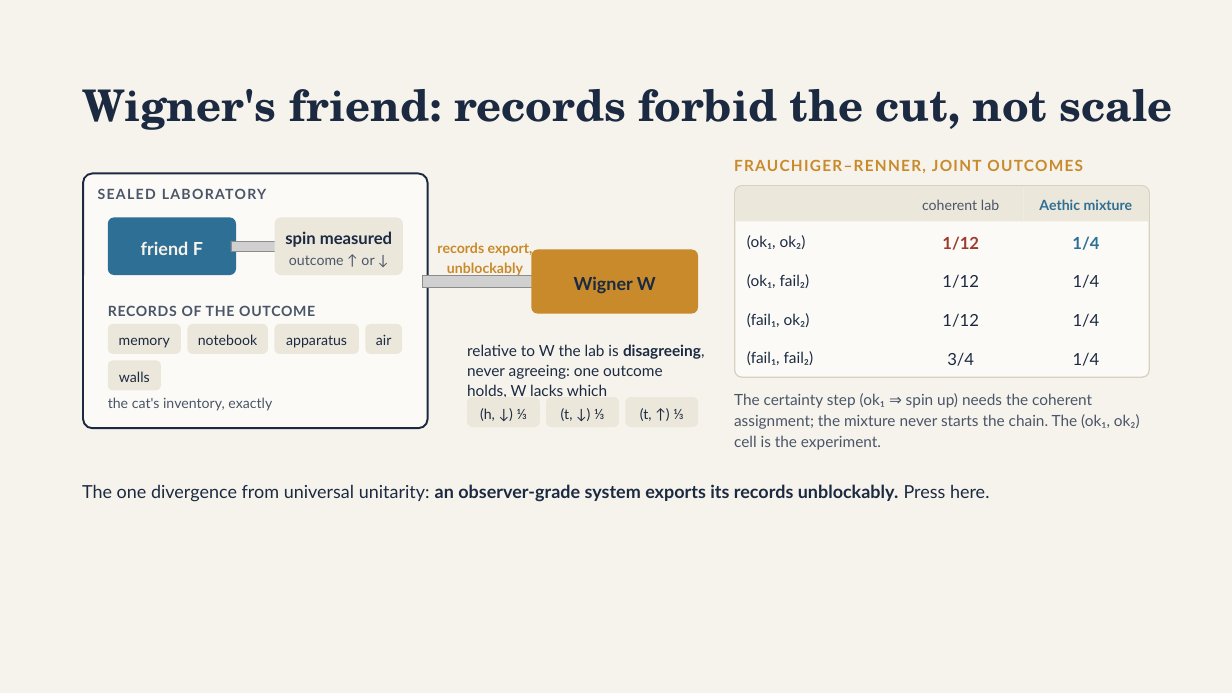
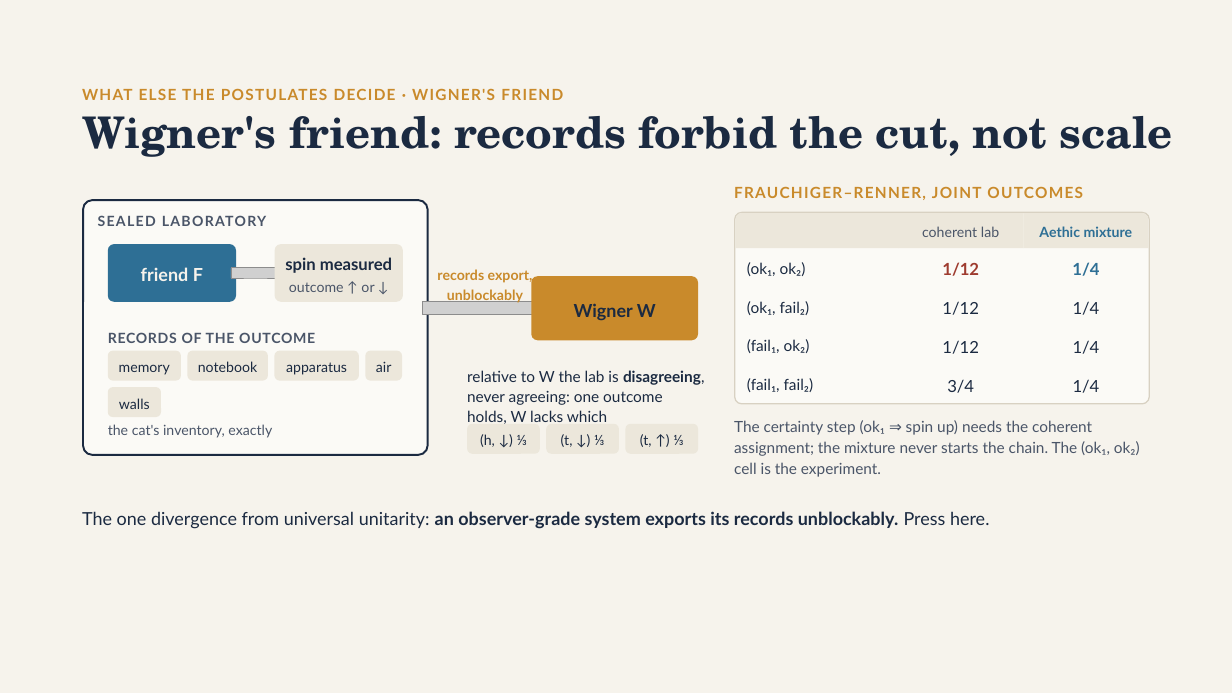
Before and after one commit to brunchwnewton/aethic-code, a slide deck: slide 12 of files/slides/aethic_reasoning_15_mins/Aethic Reasoning in 15 Minutes.pptx (slide 10 before the commit). Drawn at 1232x693 pixels with LibreOffice and Linux fonts; fonts in the diff are those of the drawing; grey boxes stand for pictures. Boxes give left, top, right and bottom in pixels: in the first picture for what was removed or moved away, otherwise in the second. Text is boxed around its words. In the diff, an @@ line names an element or a change of style, - is before the commit and + after.

Commit message:
update slides

```diff
--- a/files/slides/aethic_reasoning_15_mins/Aethic Reasoning in 15 Minutes.pptx
+++ b/files/slides/aethic_reasoning_15_mins/Aethic Reasoning in 15 Minutes.pptx
@@ text added at bbox=[82, 88, 563, 100], 12 pt, text #C98A2B, bold @@
+WHAT ELSE THE POSTULATES DECIDE · WIGNER'S FRIEND
@@ 15 texts, 10 rounded rectangles, 5 freeform shapes, 2 pictures, 1 title, 1 rectangle: place and size @@
-15 texts, 10 rounded rectangles, 5 freeform shapes, 2 pictures, 1 title, 1 rectangle at bbox=[82, 89, 1173, 502]
+15 texts, 10 rounded rectangles, 5 freeform shapes, 2 pictures, 1 title, 1 rectangle at bbox=[82, 116, 1173, 529]
@@ text "1/12" at bbox=[942, 262, 979, 276]: text colour #1B2A41 to #9E3B2F, bold on @@
@@ text "1/4" at bbox=[1072, 262, 1099, 276]: text colour #1B2A41 to #2E6F95, bold on @@
@@ text "1/12": place and size @@
-text "1/12" at bbox=[942, 236, 979, 250]
+text "1/12" at bbox=[942, 340, 979, 354]
@@ text "1/12" at bbox=[942, 340, 979, 354]: text colour #9E3B2F to #1B2A41, bold off @@
@@ 5 texts: place and size @@
-5 texts at bbox=[942, 274, 1100, 366]
+5 texts at bbox=[942, 262, 1100, 354]
@@ text "1/4": place and size @@
-text "1/4" at bbox=[1072, 236, 1099, 250]
+text "1/4" at bbox=[1073, 379, 1100, 393]
@@ text "1/4" at bbox=[1073, 379, 1100, 393]: text colour #2E6F95 to #1B2A41, bold off @@
```
Also in this commit, not shown: 13 other slides changed, 2 slides added, 3 other files.
